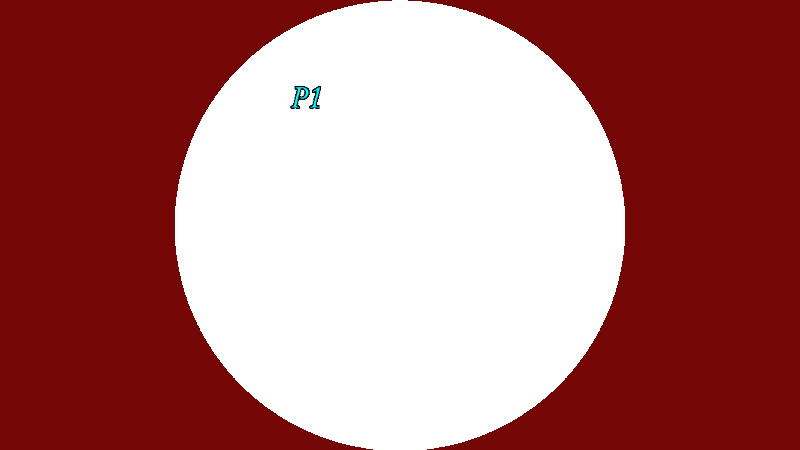
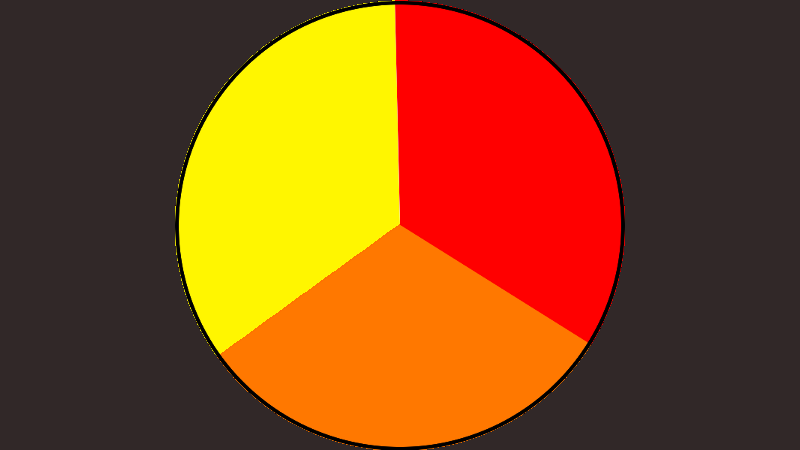
Comparing the layer stacks of the two 800px x 450px images. Changes:
moved "Layer #2" above "New Layer#1", painted on it over [0, 0, 800, 450]
hid "New Layer#1" over [290, 86, 321, 109]
showed "Layer" over [394, 0, 625, 366]
showed "Layer #1" over [175, 0, 400, 389]
added layer "Layer #4" (multiply) above "New Layer" over [175, 0, 625, 450]
showed "New Layer" over [175, 0, 625, 450]
